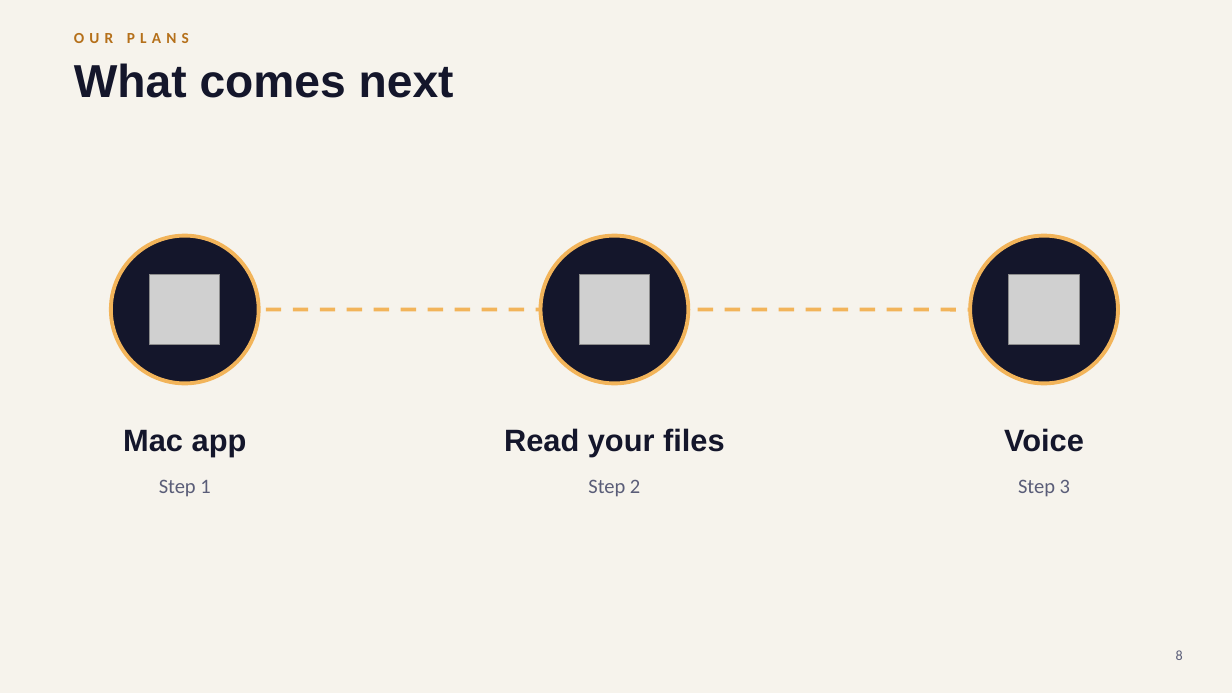
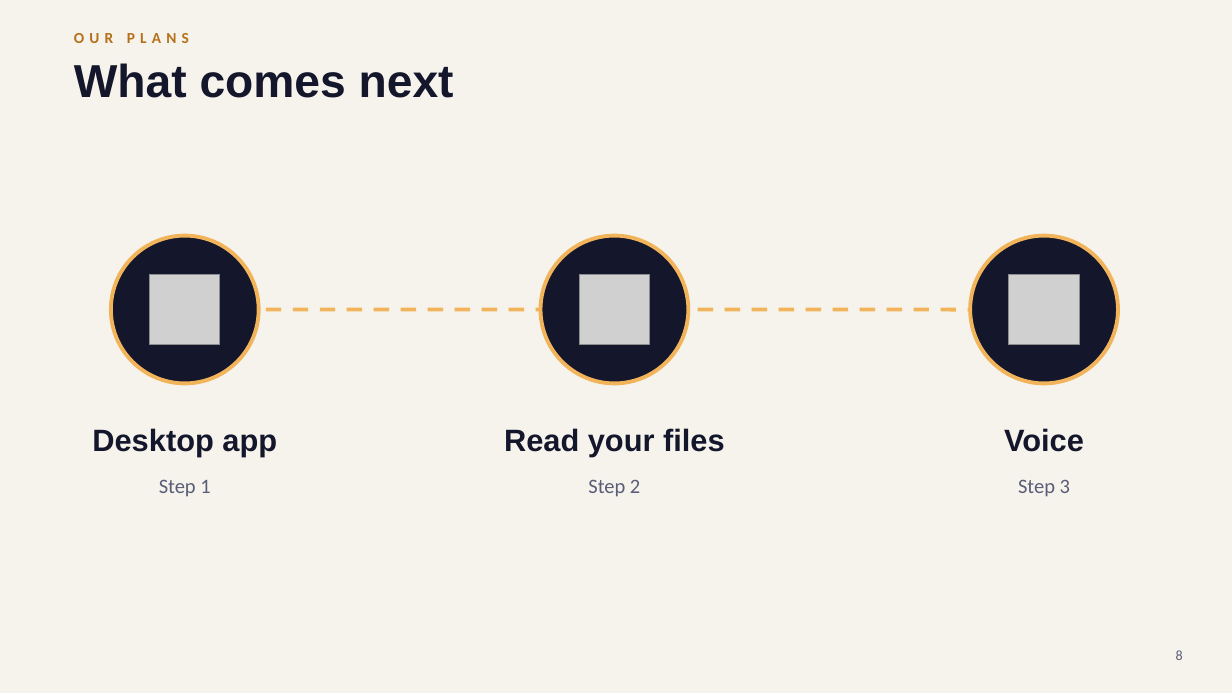
Before and after one commit to surnova2703/lumelle, a slide deck: slide 8 of docs/Lumo_AI_presentation_EN.pptx. Drawn at 1232x693 pixels with LibreOffice and Linux fonts; fonts in the diff are those of the drawing; grey boxes stand for pictures. Boxes give left, top, right and bottom in pixels: in the first picture for what was removed or moved away, otherwise in the second. Text is boxed around its words. In the diff, an @@ line names an element or a change of style, - is before the commit and + after.

```diff
--- a/docs/Lumo_AI_presentation_EN.pptx
+++ b/docs/Lumo_AI_presentation_EN.pptx
@@ text at (92,428,277,456): text changed @@
-Mac app
+Desktop app
```
Also in this commit, not shown: 21 other files.
